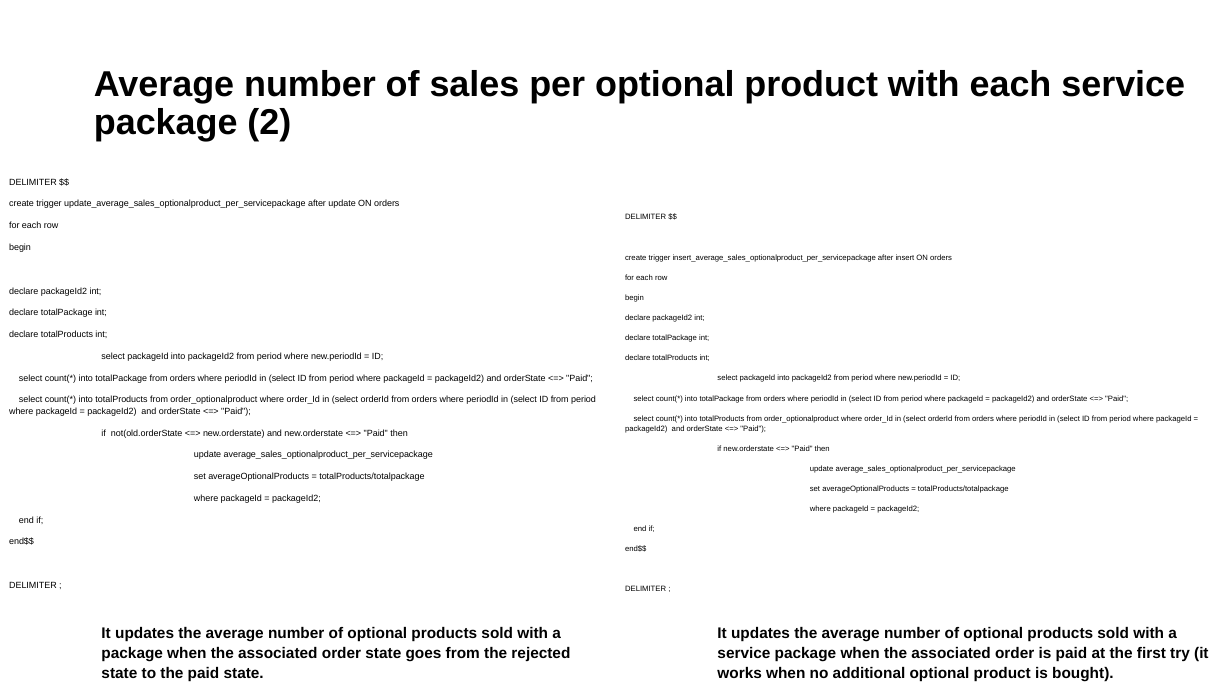
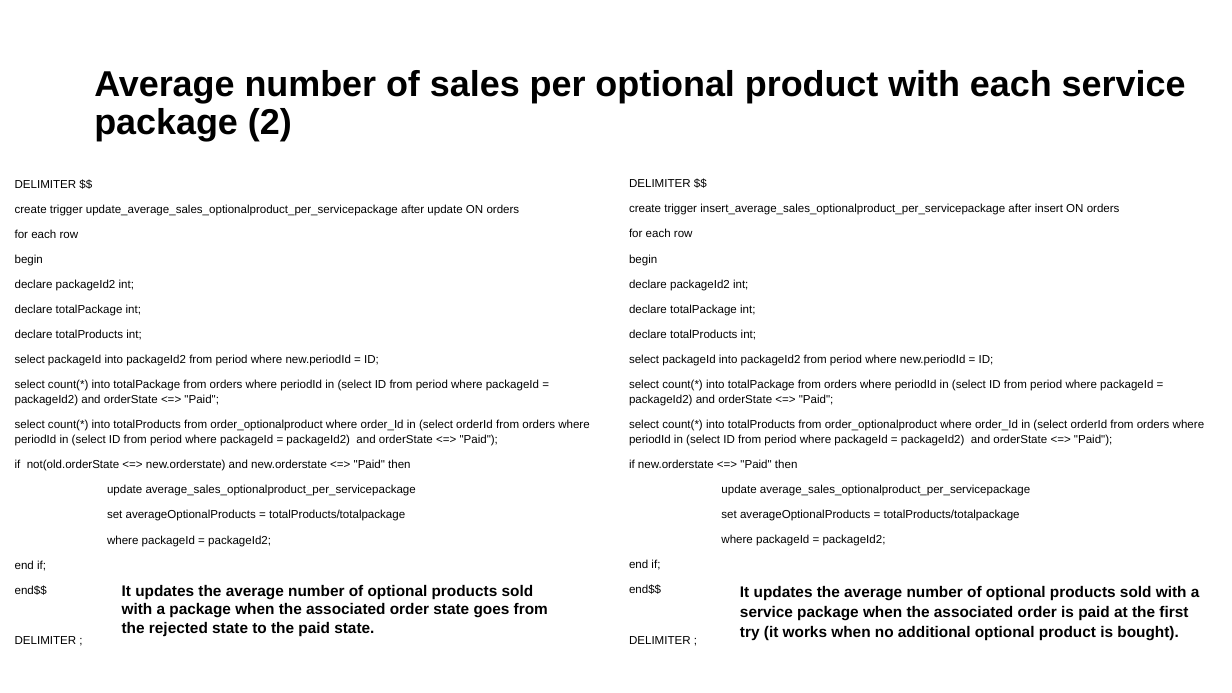
Before and after one commit to priscia99/databases-2-project, a slide deck: slide 20 of Deliverables/Report/Report.pptx. Drawn at 1232x693 pixels with LibreOffice and Linux fonts; fonts in the diff are those of the drawing. Boxes give left, top, right and bottom in pixels: in the first picture for what was removed or moved away, otherwise in the second. Text is boxed around its words. In the diff, an @@ line names an element or a change of style, - is before the commit and + after.

```diff
--- a/Deliverables/Report/Report.pptx
+++ b/Deliverables/Report/Report.pptx
@@ text "DELIMITER $$": place and size @@
-text "DELIMITER $$" at [625,213,1208,681]
+text "DELIMITER $$" at [629,179,1204,644]
@@ text "DELIMITER $$" at [629,179,1204,644]: size 6 to 9 pt @@
@@ text "DELIMITER $$" at [15,180,589,644]: size 7 to 9 pt @@
@@ text added at [122,585,548,636], 12 pt, text #000000, bold @@
+It updates the average number of optional products sold with a package when the associated order state goes from the rejected state to the paid state.
@@ text added at [740,586,1200,640], 12 pt, text #000000, bold @@
+It updates the average number of optional products sold with a service package when the associated order is paid at the first try (it works when no additional optional product is bought).
@@ text at [101,627,570,681]: paragraph removed @@
-It updates the average number of optional products sold with a package when the associated order state goes from the rejected state to the paid state.
@@ text at [717,627,1208,681]: paragraph removed @@
-It updates the average number of optional products sold with a service package when the associated order is paid at the first try (it works when no additional optional product is bought).
```
Also in this commit, not shown: 20 other slides changed, 1 other file.
